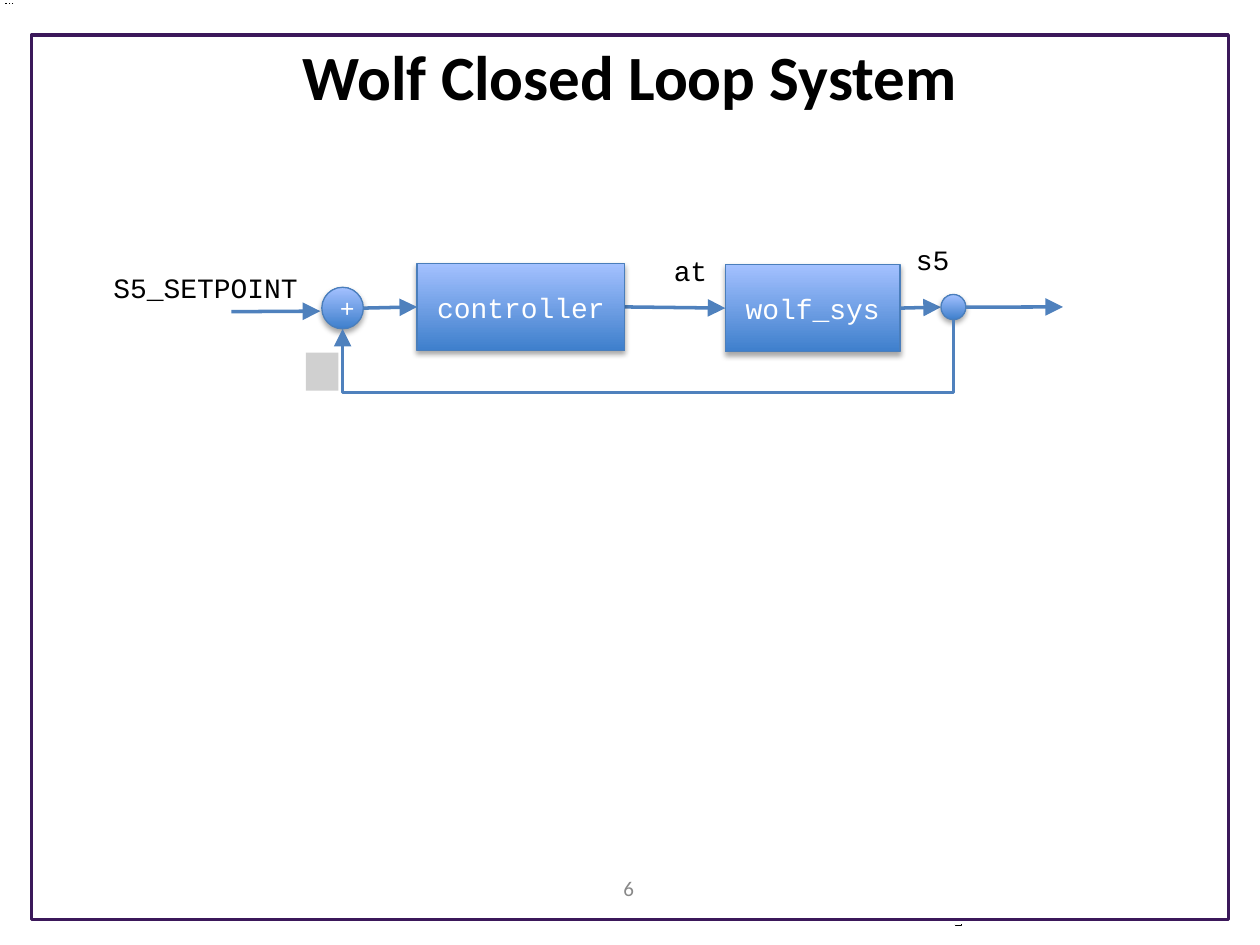
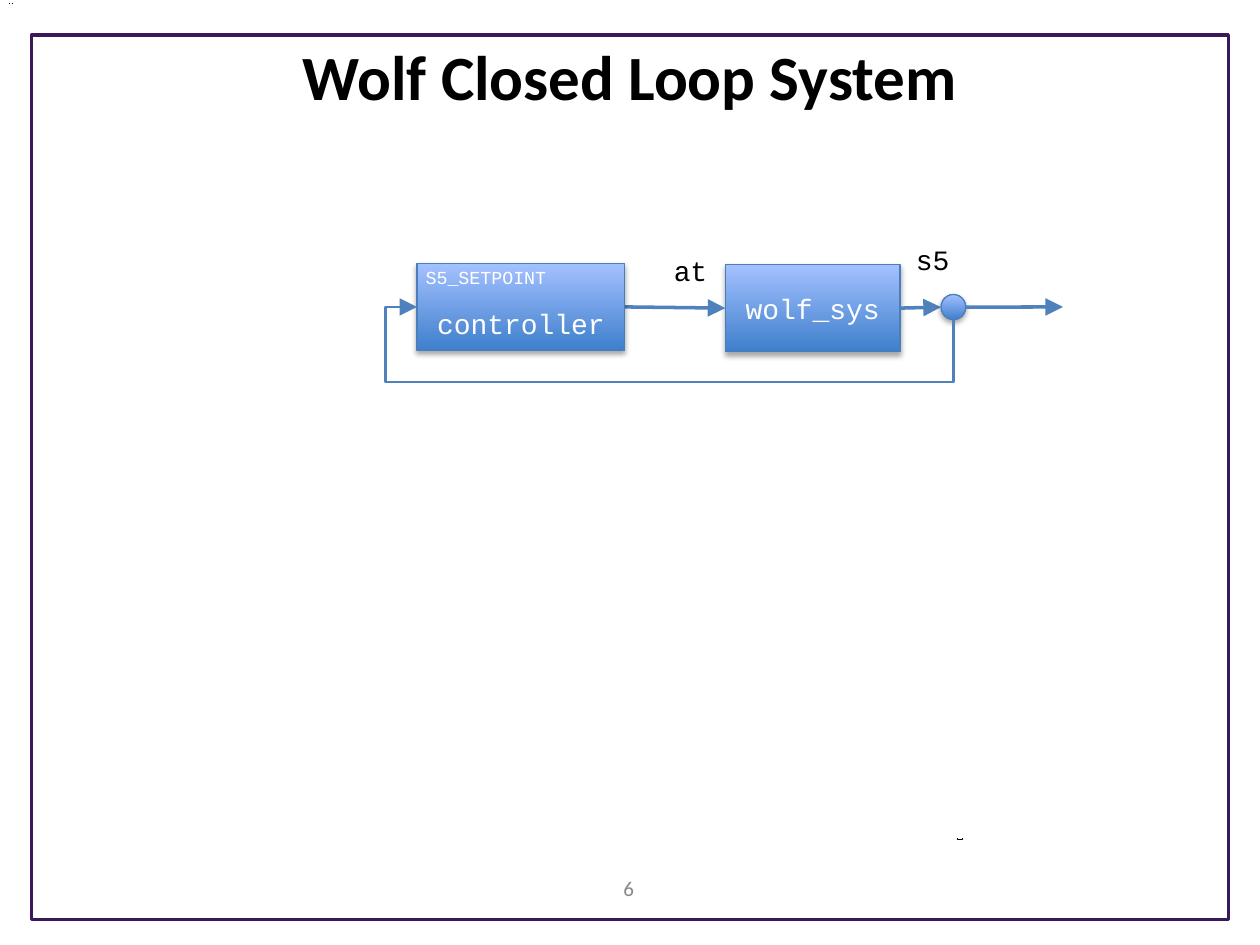
Before and after one commit to joseph-hellerstein/advanced-controls-lectures, a slide deck: slide 6 of classes/winter_2023/lectures/lecture_06-building-closed-loop-testbed/building_closed_loop_testbed.pptx. Drawn at 1260x945 pixels with LibreOffice and Linux fonts; fonts in the diff are those of the drawing; grey boxes stand for pictures; background and template pictures are left out. Boxes give left, top, right and bottom in pixels: in the first picture for what was removed or moved away, otherwise in the second. Text is boxed around its words. In the diff, an @@ line names an element or a change of style, - is before the commit and + after.

Commit message:
Updated lectures and HW 1

```diff
--- a/classes/winter_2023/lectures/lecture_06-building-closed-loop-testbed/building_closed_loop_testbed.pptx
+++ b/classes/winter_2023/lectures/lecture_06-building-closed-loop-testbed/building_closed_loop_testbed.pptx
@@ text "S5_SETPOINT": place and size @@
-text "S5_SETPOINT" at <box>113,279,297,301</box>
+text "S5_SETPOINT" at <box>426,272,547,286</box>
@@ text "S5_SETPOINT" at <box>426,272,547,286</box>: size 16 to 10.5 pt, text colour #000000 to #FFFFFF @@
@@ ellipse removed at <box>321,287,363,329</box> @@
-+
@@ arrow removed from (232, 311) to (320, 311) @@
@@ arrow removed from (363, 309) to (417, 307) @@
@@ elbow arrow moved from (954, 320) - (343, 329) to (954, 320) - (417, 307) @@
@@ picture removed at <box>306,353,339,391</box> @@
```
Also in this commit, not shown: 2 slides added, 8 other files.
